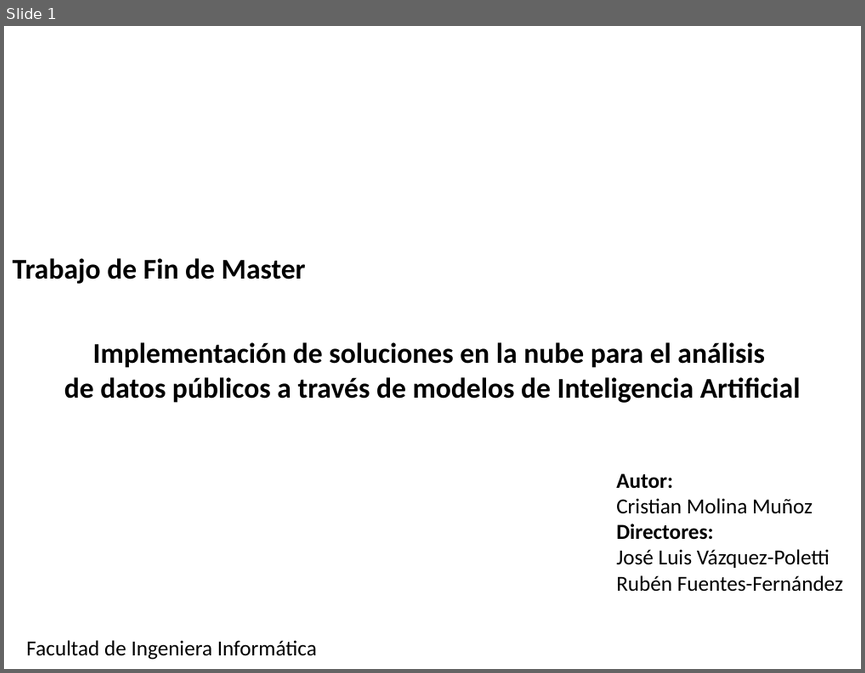
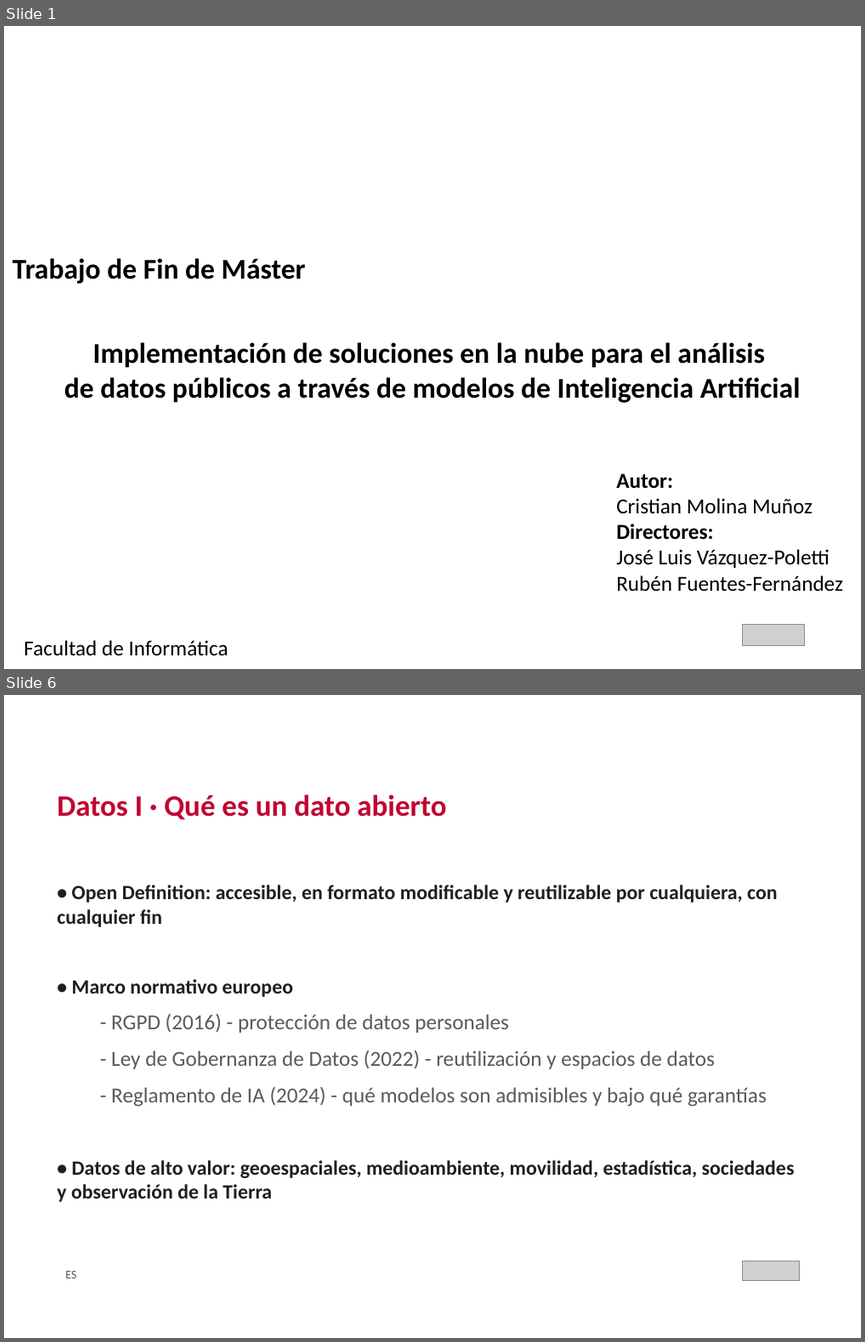
Before and after one commit to crismo04/TFM-cloud-soliutions-to-public-data, a slide deck: master's thesis/TFM_MII_Cloud_AI_PublicData_MolinaCristian_2026.pptx. Shown one above the other, each under a label of ours: slide 1 before the commit, slides 1 and 6 after it; the slides between them are not shown. The pictures are 865x673 and 865x1342 pixels, drawn with LibreOffice and Linux fonts; fonts in the diff are those of the drawing; grey boxes stand for pictures; background and template pictures are left out. Boxes give left, top, right and bottom in pixels: in the first picture for what was removed or moved away, otherwise in the second. Text is boxed around its words. In the diff, an @@ line names an element or a change of style, - is before the commit and + after.

```diff
--- a/master's thesis/TFM_MII_Cloud_AI_PublicData_MolinaCristian_2026.pptx
+++ b/master's thesis/TFM_MII_Cloud_AI_PublicData_MolinaCristian_2026.pptx
@@ slide 6 added at (4, 695, 861, 1338), background #FFFFFF @@
@@ text added at (57, 794, 446, 820), 25 pt, text #C00530, bold @@
+Datos I · Qué es un dato abierto
@@ text added at (57, 885, 794, 1202), 17 pt, text #1F1F1F, bold @@
+• Open Definition: accesible, en formato modificable y reutilizable por cualquiera, con cualquier fin
+• Marco normativo europeo
+  - RGPD (2016) - protección de datos personales
+  - Ley de Gobernanza de Datos (2022) - reutilización y espacios de datos
+  - Reglamento de IA (2024) - qué modelos son admisibles y bajo qué garantías
+• Datos de alto valor: geoespaciales, medioambiente, movilidad, estadística, sociedades y observación de la Tierra
@@ text added at (65, 1270, 76, 1278), 10 pt, text #5A5A5A @@
+ES
@@ picture added at (743, 1260, 799, 1280) @@
@@ slide 1 changed as well @@
@@ text at (12, 258, 306, 284): text changed @@
-Trabajo de Fin de Master
+Trabajo de Fin de Máster
@@ picture added at (743, 624, 804, 646) @@
@@ text at (24, 640, 228, 656): text changed @@
-Facultad de Ingeniera Informática
+Facultad de Informática
```
Also in this commit, not shown: 31 other slides added, 3 slides removed, 9 other files.
